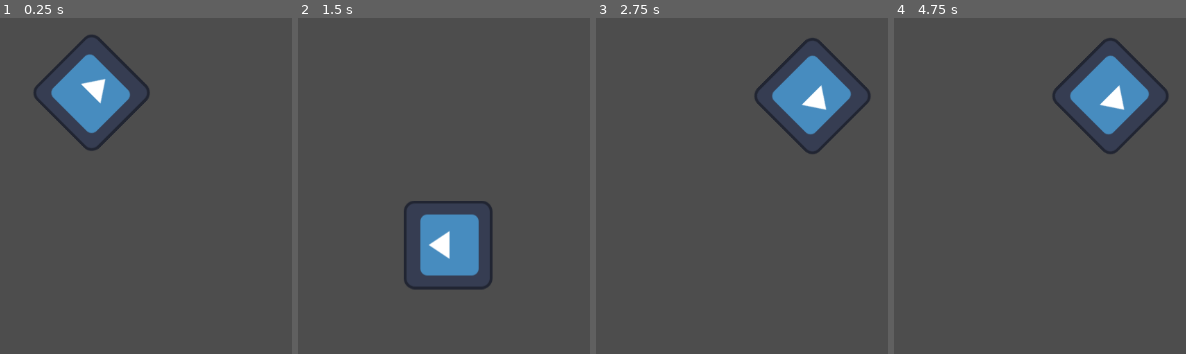
Above: before the commit, frames 1-4 (left to right).
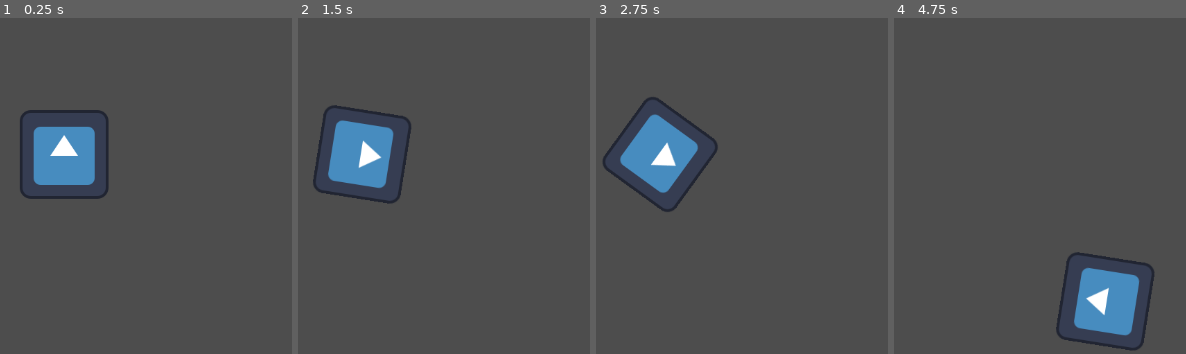
Above: after the commit, the same moments.

Repository: Yabby1997/MyFirstGodot
Game: Godot game, scene res://Scenes/sprite_2d.tscn
Two runs of this game, one before a commit and one after it. Both use one fixed random seed, a clock stepped at 60 frames per second and the inputs below. The engine's default icon, where the game draws it, is replaced by a stand-in: a white triangle on a blue panel in a dark square.
Inputs:
- Up to frame 1 (0.25 s): no input
- Up to frame 2 (1.5 s): hold Right (ui_right) 0.53-1.28 s; hold Left (ui_left) from 1.28 s (still down)
- Up to frame 3 (2.75 s): release Left (ui_left) at 2.03 s; hold Right (ui_right) from 2.03 s (still down)
- Up to frame 4 (4.75 s): release Right (ui_right) at 2.78 s; hold Up (ui_up) 2.78-3.53 s; hold Left (ui_left) from 3.53 s (still down)

The runs differ from the first frame. In frame 1, 9.0% of the frame differs, in the area x 6-52%, y 5-54%; in frame 2, 9.6%; in frame 3, 9.6%, in the area x 2-95%, y 5-58%; in frame 4, 9.6%.

Commit message:
Change to move as user input

Diff:
--- a/Sources/sprite_2d.gd
+++ b/Sources/sprite_2d.gd
@@ -8,5 +8,17 @@
 
 func _process(delta: float) -> void:
 	print(delta)
-	rotation += angular_speed * delta
-	position += Vector2.UP.rotated(rotation) * speed * delta
+
+	var direction = 0
+	if Input.is_action_pressed("ui_left"):
+		direction = -1
+	if Input.is_action_pressed("ui_right"):
+		direction = 1
+
+	rotation += angular_speed * direction * delta
+
+	var velocity = Vector2.ZERO
+	if Input.is_action_pressed("ui_up"):
+		velocity = Vector2.UP.rotated(rotation) * speed
+
+	position += velocity * delta
